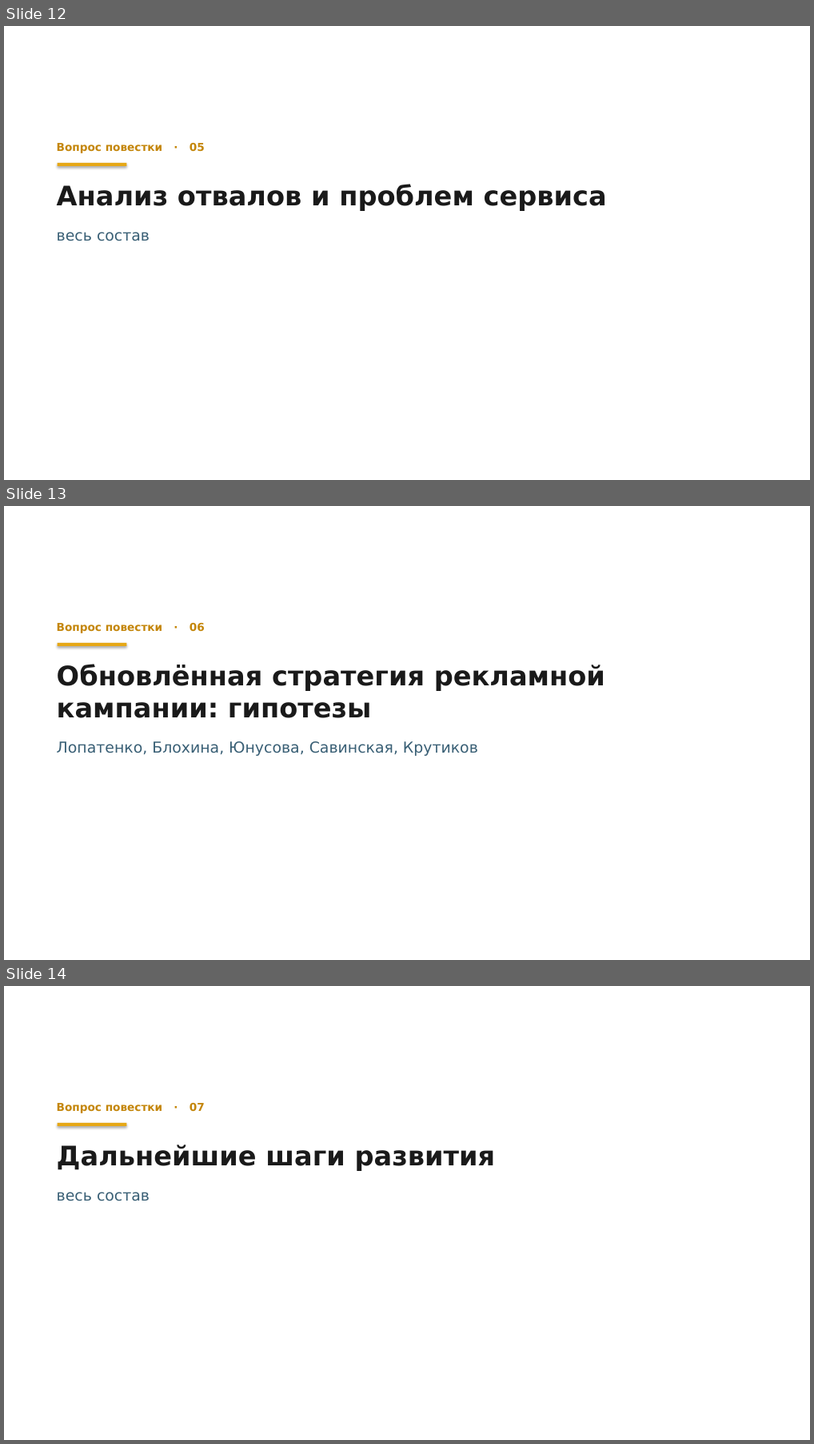
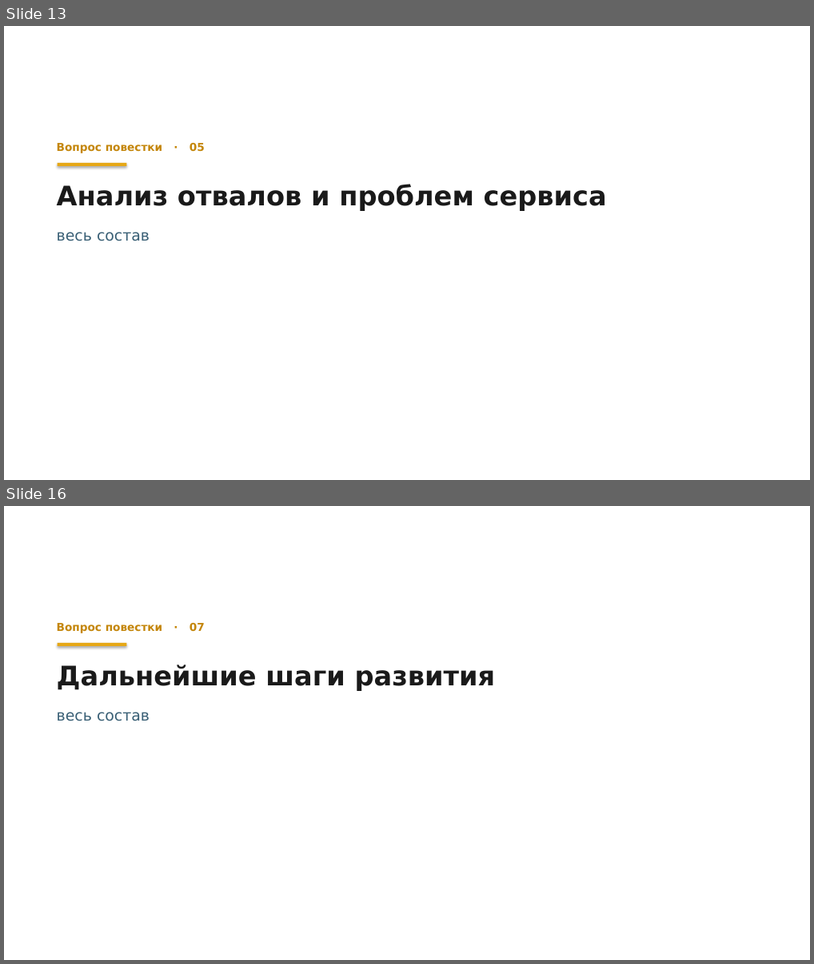
Before and after one commit to daaanilNikonov/for-lisa, a slide deck: presentation/Встреча_Стратегия_ЭПД.pptx. Shown one above the other, each under a label of ours: slides 12, 13 and 14 before the commit, slides 13 and 16 after it; the slides between them are not shown. The pictures are 814x1444 and 814x964 pixels, drawn with LibreOffice and Linux fonts; fonts in the diff are those of the drawing; background and template pictures are left out. Boxes give left, top, right and bottom in pixels: in the first picture for what was removed or moved away, otherwise in the second. Text is boxed around its words. In the diff, an @@ line names an element or a change of style, - is before the commit and + after.

```diff
--- a/presentation/Встреча_Стратегия_ЭПД.pptx
+++ b/presentation/Встреча_Стратегия_ЭПД.pptx
@@ slide 13 removed at (4,506,810,960), background picture (left out) @@
@@ text removed at (57,623,205,633) @@
-Вопрос повестки · 06
@@ rectangle removed at (58,643,127,646) @@
@@ text removed at (57,664,606,756) @@
-Обновлённая стратегия рекламной кампании: гипотезы
-Лопатенко, Блохина, Юнусова, Савинская, Крутиков
@@ what was slide 12 is now slide 13 @@
@@ what was slide 14 is now slide 16 @@
```
Also in this commit, not shown: 1 slide changed, 4 slides added, 1 other slide removed, 1 other file.
